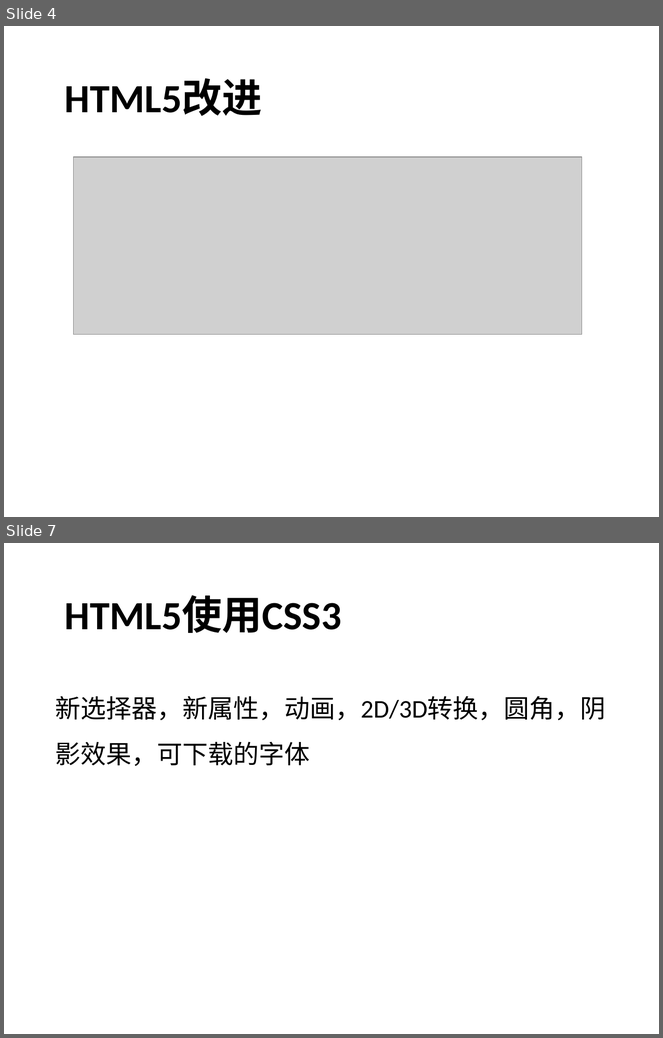
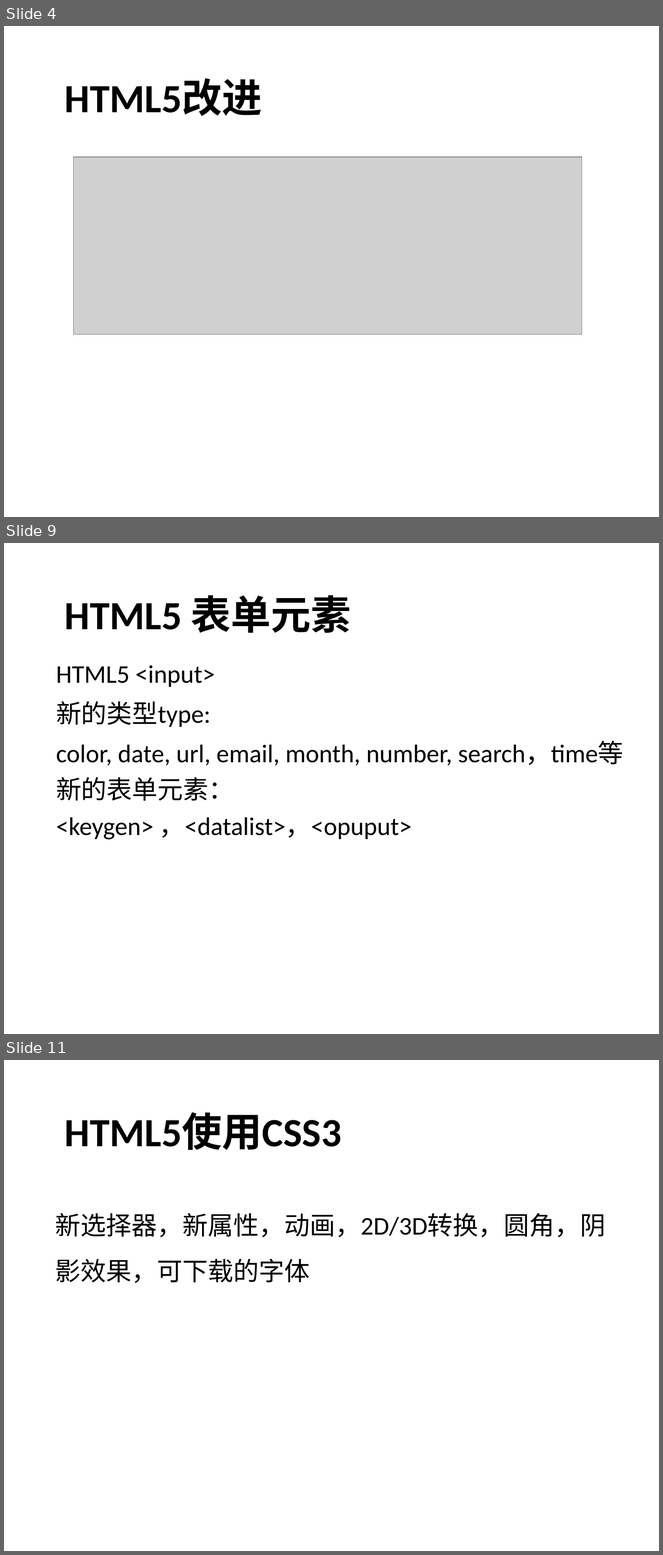
Before and after one commit to EvaSummers/sharing, a slide deck: HTML5_sharing.ppt. Shown one above the other, each under a label of ours: slides 4 and 7 before the commit, slides 4, 9 and 11 after it; the slides between them are not shown. The pictures are 663x1038 and 663x1555 pixels, drawn with LibreOffice and Linux fonts; fonts in the diff are those of the drawing; grey boxes stand for pictures; background and template pictures are left out. Boxes give left, top, right and bottom in pixels: in the first picture for what was removed or moved away, otherwise in the second. Text is boxed around its words. In the diff, an @@ line names an element or a change of style, - is before the commit and + after.

```diff
--- a/HTML5_sharing.ppt
+++ b/HTML5_sharing.ppt
@@ slide 9 added at (4, 543, 659, 1034), background picture (left out) @@
@@ title added at (65, 595, 351, 633), 44 pt, text #000000, bold @@
+HTML5 表单元素
@@ text added at (56, 665, 623, 840), 28 pt, text #000000 @@
+HTML5 <input>
+新的类型type:
+color, date, url, email, month, number, search，time等
+新的表单元素：
+<keygen> ，<datalist>，<opuput>
@@ what was slide 7 is now slide 11 @@
```
Also in this commit, not shown: 5 other slides added, 3 slides removed, 1 other file.
